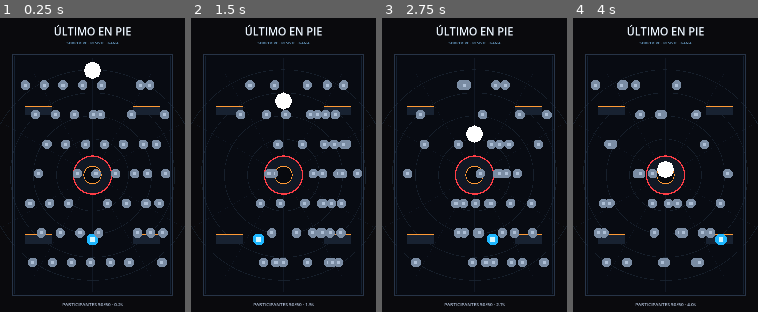
Above: before the commit, frames 1-4 (left to right).
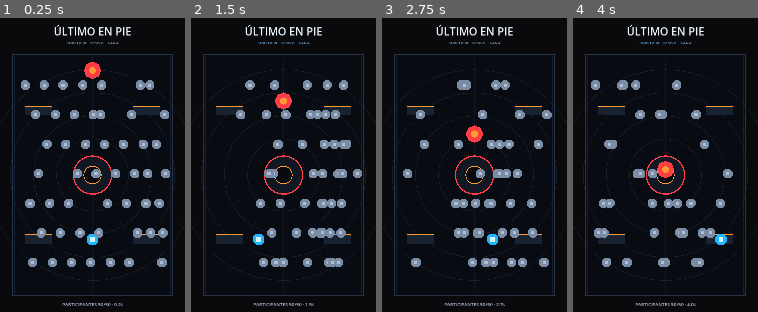
Above: after the commit, the same moments.

Repository: Baltas80/ULTIMO-EN-PIE
Game: Godot game, scene res://scenes/main.tscn
Two runs of this game, one before a commit and one after it. Both use one fixed random seed, a clock stepped at 60 frames per second and the inputs below.
Inputs (mouse positions are in pixels of both pictures, inside the frame that each line leads up to):
- Up to frame 1 (0.25 s): no input
- Up to frame 2 (1.5 s): move the mouse to (324, 156) at 0.52 s; click (324, 156) at 0.67 s; drag from (246, 188) to (283, 94) at 1.27 s
- Up to frame 3 (2.75 s): move the mouse to (493, 100) at 2.02 s; click (493, 100) at 2.17 s
- Up to frame 4 (4 s): drag from (656, 238) to (610, 123) at 2.77 s; move the mouse to (721, 220) at 3.52 s; click (721, 220) at 3.67 s

The runs differ from the first frame. In frame 1, 0.4% of the frame differs, in the area x 45-55%, y 14-21%; in frame 2, 0.4%; in frame 3, 0.4%; in frame 4, 0.4%.
Error in both runs: Trying to assign an array of type "Array" to a variable of type "Array[Node]". (res://scripts/main.gd:67)

Commit message:
visual: improve hazard readability

Diff:
--- a/scenes/hazard.tscn
+++ b/scenes/hazard.tscn
@@ -10,6 +10,11 @@
 
 [node name="Visual" type="Polygon2D" parent="."]
 polygon = PackedVector2Array(-34, 0, -24, -24, 0, -34, 24, -24, 34, 0, 24, 24, 0, 34, -24, 24)
+color = Color(1, 0.24, 0.27, 1)
+
+[node name="Core" type="Polygon2D" parent="."]
+polygon = PackedVector2Array(-15, 0, -10, -10, 0, -15, 10, -10, 15, 0, 10, 10, 0, 15, -10, 10)
+color = Color(1, 0.6, 0.2, 1)
 
 [node name="CollisionShape2D" type="CollisionShape2D" parent="."]
 shape = SubResource("CircleShape2D_hazard")
